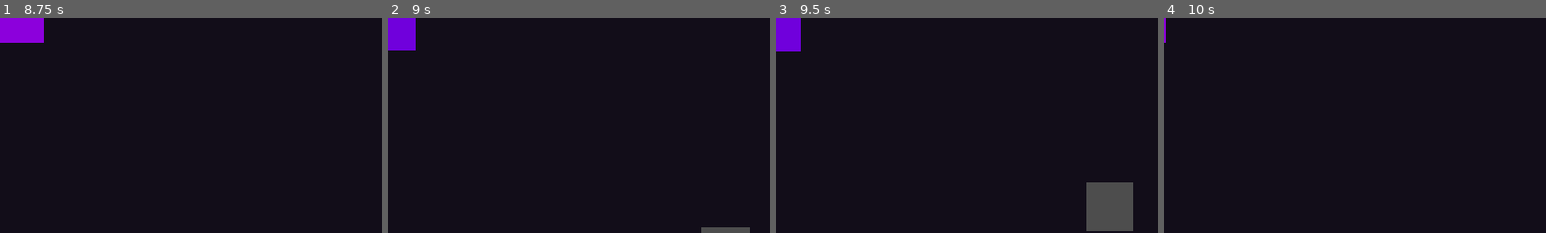
Above: before the commit, frames 1-4 (left to right).
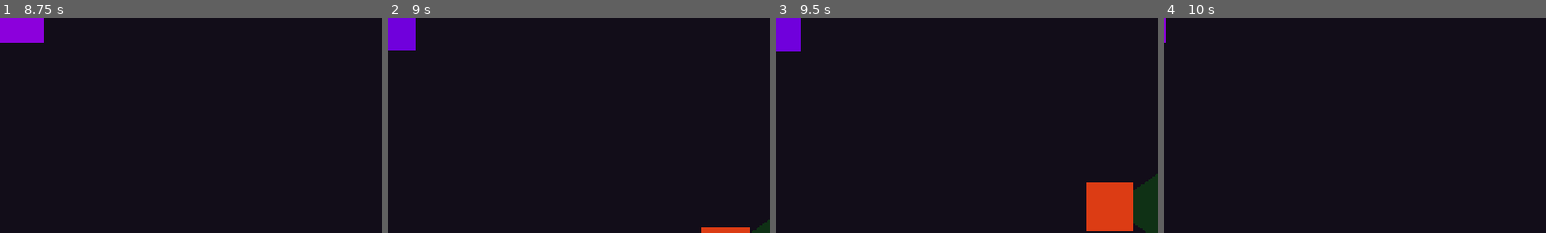
Above: after the commit, the same moments.

Repository: iamsidge/purple-weasle
Game: Godot game, scene res://scenes/main_menu.tscn
Same seed, same stepped clock (60 frames per second), same inputs: the game is played once before the commit and once after it.
Inputs:
- Up to frame 1 (8.75 s): click "Play" at 0.5 s; tap Enter at 1.25 s; hold Ctrl (crouch) 1.28-2.03 s; hold W (move_up) 1.28-2.78 s; tap Shift (dash) every 1.5 s from 2.1 to 8.1 s; hold Ctrl (crouch) 2.78-3.53 s; hold A (move_left) 2.78-4.28 s; tap Space at 4.25 s; hold S (move_down) 4.28-5.03 s; hold Ctrl (crouch) 4.28-5.03 s; hold D (move_right) 5.03-5.78 s; hold W (move_up) 5.78-6.53 s; hold Ctrl (crouch) 5.78-6.53 s; hold D (move_right) from 6.53 s (still down); hold Ctrl (crouch) 7.28-8.03 s
- Up to frame 2 (9 s): release D (move_right) at 8.78 s; hold S (move_down) from 8.78 s (still down); hold Ctrl (crouch) from 8.78 s (still down)
- Up to frame 3 (9.5 s): keep holding S (move_down); keep holding Ctrl (crouch)
- Up to frame 4 (10 s): release S (move_down) at 9.53 s; release Ctrl (crouch) at 9.53 s; hold A (move_left) from 9.53 s (still down); tap Shift (dash) at 9.6 s
The pictures show only the part of the screen within x 50-100%, y 50-100%; the shares and areas given below are measured in that part.

Frame 1 is identical in both runs. In frame 2, 0.5% of the frame differs, in the area x 82-100%, y 93-100%; in frame 3, 4.2%, in the area x 81-100%, y 72-100%; in frame 4, nothing differs.
Error before the commit: Invalid assignment of property or key 'patrol_points' with value of type 'Array' on a base object of type 'CharacterBody2D (guard.gd)'. (res://scripts/level_01…
Error after the commit: Invalid access to property or key 'global_position' on a base object of type 'null instance'. (res://scripts/guard.gd:103)

Commit message:
Fix typed Array assignment error in level_01.gd for Godot 4.6
Godot 4.6 disallows assigning an untyped Array literal to a typed
Array[NodePath] property. Declare the array with explicit type first.

Co-Authored-By: Claude Sonnet 4.6 <noreply@anthropic.com>

Diff:
--- a/scripts/level_01.gd
+++ b/scripts/level_01.gd
@@ -110,7 +110,8 @@
 
 	var guard : CharacterBody2D = GuardScene.instantiate()
 	guard.position      = pos
-	guard.patrol_points = [get_path_to(pa), get_path_to(pb)]
+	var points : Array[NodePath] = [get_path_to(pa), get_path_to(pb)]
+	guard.patrol_points = points
 	guard.collision_layer = 4
 	guard.collision_mask  = 1
 	add_child(guard)
